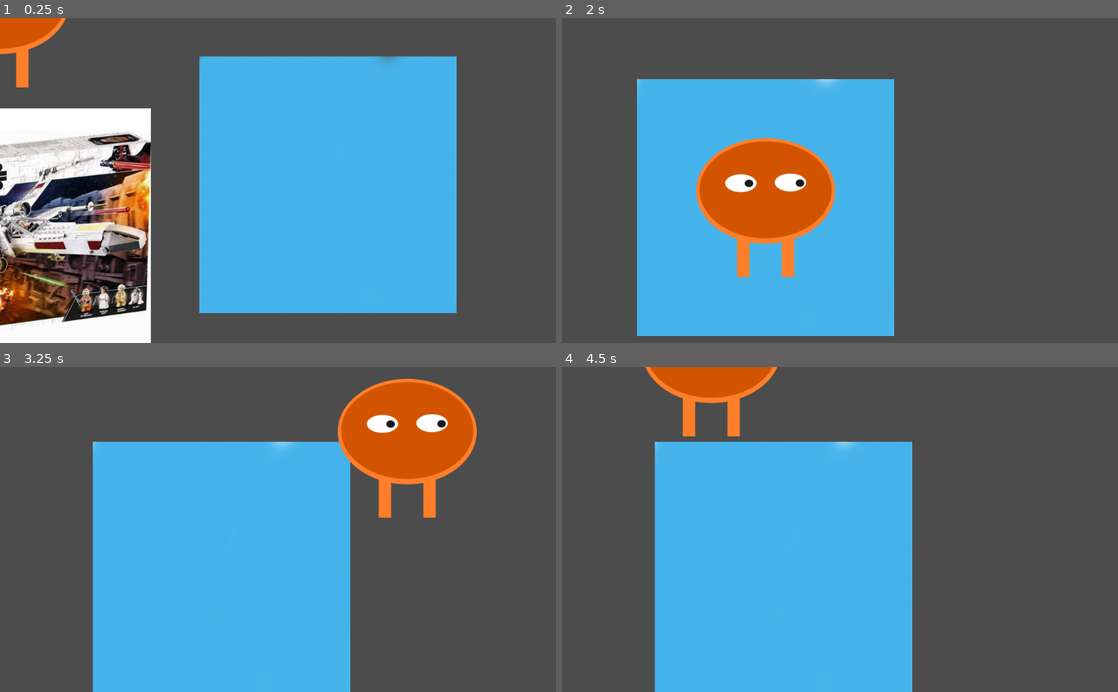
Above: before the commit, frames 1-4 (two rows, left to right).
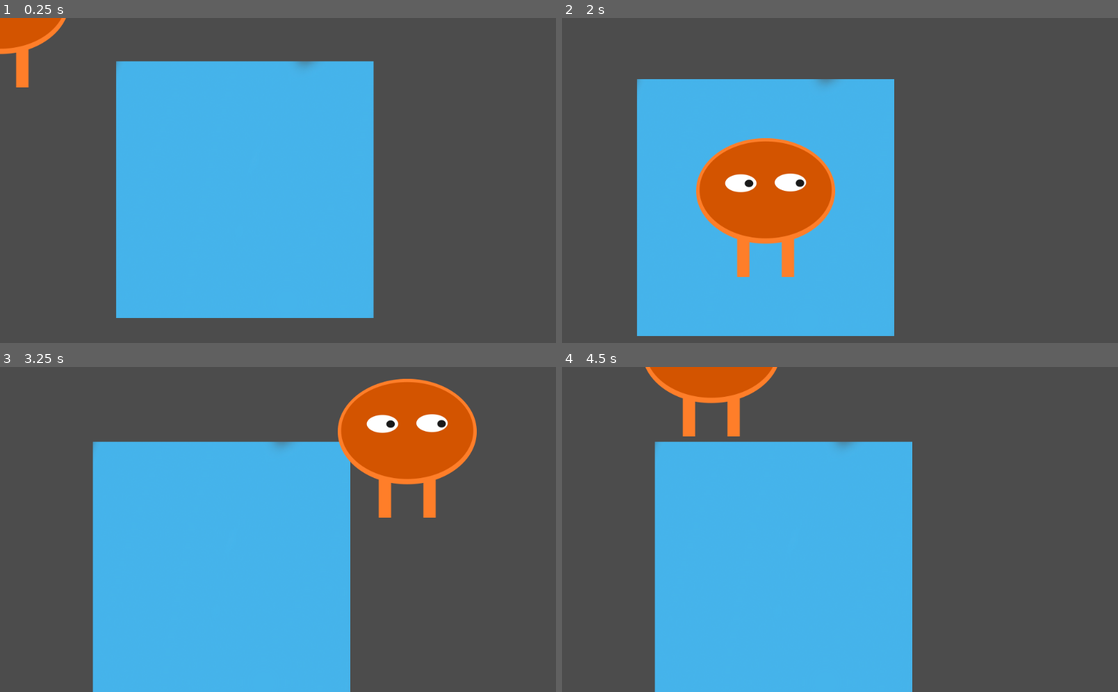
Above: after the commit, the same moments.

Repository: NathanKugler/TileTurmoilDevelopment
Game: Godot game, scene res://Game.tscn
Same seed, same stepped clock (60 frames per second), same inputs: the game is played once before the commit and once after it.
Inputs:
- Up to frame 1 (0.25 s): no input
- Up to frame 2 (2 s): tap Enter at 0.5 s; hold D (orange_right) 0.53-1.28 s; tap E (orange_pick_up) at 0.6, 1.55 s; hold S (orange_down) from 1.28 s (still down); tap F (TileSlotTestActionThingKey) at 1.35 s
- Up to frame 3 (3.25 s): release S (orange_down) at 2.03 s; hold D (orange_right) 2.03-2.78 s; tap E (orange_pick_up) at 2.1, 2.85 s; hold W (orange_up) from 2.78 s (still down)
- Up to frame 4 (4.5 s): release W (orange_up) at 3.53 s; hold A (orange_left) from 3.53 s (still down); tap F (TileSlotTestActionThingKey) at 3.6 s; tap E (orange_pick_up) at 3.8, 4.35 s

The runs differ from the first frame. In frame 1, 40% of the frame differs, in the area x 0-83%, y 11-100%; in frame 2, less than 0.1%; in frame 3, less than 0.1%; in frame 4, less than 0.1%.

Commit message:
Revert "There is a bug: a tile thinks that it is the only one. so basically, if orange is carrying a tile, the tile doesn't check to see if it is being carried, it only checks to see if orange is carying a tile. so what that means is that both tiles move with each other when picked up or something. Also, Tile1 is not reaching carry() at any point."
This reverts commit 0a116561eda91c11ab8f584260e6b49f3c8243d5.

Diff:
--- a/Tile Turmoil but my code is hopefully working/assets/ExampleTile/ExampleTile.gd
+++ b/Tile Turmoil but my code is hopefully working/assets/ExampleTile/ExampleTile.gd
@@ -4,7 +4,6 @@
 # Declare member variables here. Examples:
 # var a = 2
 # var b = "text"
-const ID = 0
 var isBeingCarried = false
 onready var playerCarringThisTile
 
@@ -35,7 +34,7 @@
 		if character.position.y <= position.x + detectionRange &&  character.position.y >= position.y - detectionRange:
 			isBeingCarried = !isBeingCarried
 			if isBeingCarried:
-				print("Is ExampleTile  being carried? :" + str(isBeingCarried))
+				print("Is ExampleTile being carried? :" + str(isBeingCarried))
 
 				playerCarringThisTile = character
 				playerCarringThisTile.tileBeingCarried = self
@@ -44,10 +43,10 @@
 
 			else: # IF PLAYER IS WITHIN BOUNDS BUT NOT CARRYING
 				print("Is ExampleTile being carried? :" + str(isBeingCarried))
-				playerCarringThisTile = character
 				get_node("/root/Gamestate").isOrangeCarryingTile = isBeingCarried
 	else: # IF PLAYER IS NOT WITHIN BOUNDS
 		isBeingCarried = false
-		playerCarringThisTile = character
 		get_node("/root/Gamestate").isOrangeCarryingTile = isBeingCarried
-		print("Is ExampleTile  being carried? :" + str(isBeingCarried))
+		print("Is ExampleTile being carried? :" + str(isBeingCarried))
+func _on_ExampleTile_body_entered(body):
+	pass # Replace with function body.
--- a/Tile Turmoil but my code is hopefully working/assets/Tile1/Tile1.gd
+++ /dev/null
@@ -1,56 +0,0 @@
-extends Area2D
-
-
-# Declare member variables here. Examples:
-# var a = 2
-# var b = "text"
-const ID = 1
-var isBeingCarried = false
-onready var playerCarringThisTile
-
-const detectionRange = 237 # also the resolution of the image
-# used to see if a character is in the range of the tile
-
-func _ready():
-	add_to_group("Tile")
-
-
-# Called every frame. 'delta' is the elapsed time since the previous frame.
-func _process(delta):
-	isBeingCarried = get_node("/root/Gamestate").isOrangeCarryingTile #keeping in sync
-	if isBeingCarried:
-		get_tree().call_group("Gamestate", "orangeIsCarrying")
-		position = playerCarringThisTile.position
-	else:
-		get_tree().call_group("Gamestate", "orangeIsNotCarrying")
-		#playerCarringThisTile = 0 # Null can't be put here so I put in 0 to represent no player
-
-func carry(character):
-	# what all of this shit does:
-	# first, when the player presses the carry key, then execusion goes here
-	# second, the character's position is compared to the tile's position. If the character lays within the bounds of the tile, then it proceeds
-	# third, if the player is in bounds, then the tile switches being carried. So if the tile was being carried before, now it isn't. If the tile WASN'T being carried before, now it is.
-	# It stores the player's data so in the future the player's position data can be used to set the tile's position data.
-	if character.position.x <= position.x + detectionRange && character.position.x >= position.x - detectionRange:
-		if character.position.y <= position.x + detectionRange &&  character.position.y >= position.y - detectionRange:
-			isBeingCarried = !isBeingCarried
-			if isBeingCarried:
-				print("Is Tile1 being carried? :" + str(isBeingCarried))
-
-				playerCarringThisTile = character
-				playerCarringThisTile.tileBeingCarried = self
-
-				get_node("/root/Gamestate").isOrangeCarryingTile = isBeingCarried
-
-			else: # IF PLAYER IS WITHIN BOUNDS BUT NOT CARRYING
-				print("Is Tile1 being carried? :" + str(isBeingCarried))
-				playerCarringThisTile = character
-				get_node("/root/Gamestate").isOrangeCarryingTile = isBeingCarried
-	else: # IF PLAYER IS NOT WITHIN BOUNDS
-		isBeingCarried = false
-		playerCarringThisTile = character
-		get_node("/root/Gamestate").isOrangeCarryingTile = isBeingCarried
-		print("Is Tile1 being carried? :" + str(isBeingCarried))
-
-func _on_Tile1_body_entered(body):
-	pass # Replace with function body.
--- a/Tile Turmoil but my code is hopefully working/assets/Tile1/Tile1.tscn
+++ /dev/null
@@ -1,18 +0,0 @@
-[gd_scene load_steps=4 format=2]
-
-[ext_resource path="res://assets/ExampleTile/ExampleTile.gd" type="Script" id=1]
-[ext_resource path="res://assets/Tile1/image.jpg" type="Texture" id=2]
-
-[sub_resource type="RectangleShape2D" id=1]
-extents = Vector2( 237, 237 )
-
-[node name="Tile1" type="Area2D"]
-script = ExtResource( 1 )
-
-[node name="Sprite" type="Sprite" parent="."]
-texture = ExtResource( 2 )
-
-[node name="CollisionShape2D" type="CollisionShape2D" parent="."]
-shape = SubResource( 1 )
-
-[connection signal="body_entered" from="." to="." method="_on_Tile1_body_entered"]
--- a/Tile Turmoil but my code is hopefully working/assets/map/Map.tscn
+++ b/Tile Turmoil but my code is hopefully working/assets/map/Map.tscn
@@ -1,10 +1,9 @@
-[gd_scene load_steps=6 format=2]
+[gd_scene load_steps=5 format=2]
 
 [ext_resource path="res://assets/characters/Orange.tscn" type="PackedScene" id=1]
 [ext_resource path="res://assets/ExampleTile/ExampleTile.tscn" type="PackedScene" id=2]
 [ext_resource path="res://assets/TileSlots/ExampleTileSlot.tscn" type="PackedScene" id=3]
 [ext_resource path="res://assets/TileSlots/TileSlot1.tscn" type="PackedScene" id=4]
-[ext_resource path="res://assets/Tile1/Tile1.tscn" type="PackedScene" id=5]
 
 [node name="Map" type="Node2D"]
 
@@ -14,10 +13,7 @@
 [node name="TileSlot1" parent="." instance=ExtResource( 4 )]
 position = Vector2( 122, 934 )
 
-[node name="Tile1" parent="." instance=ExtResource( 5 )]
-position = Vector2( 41, 404 )
-
 [node name="ExampleTile" parent="." instance=ExtResource( 2 )]
-position = Vector2( 604, 308 )
+position = Vector2( 451, 317 )
 
 [node name="Orange" parent="." instance=ExtResource( 1 )]
Binary file removed: Tile Turmoil but my code is hopefully working/assets/Tile1/image.jpg
Not shown, removed: Tile Turmoil but my code is hopefully working/assets/Tile1/image.jpg.import
